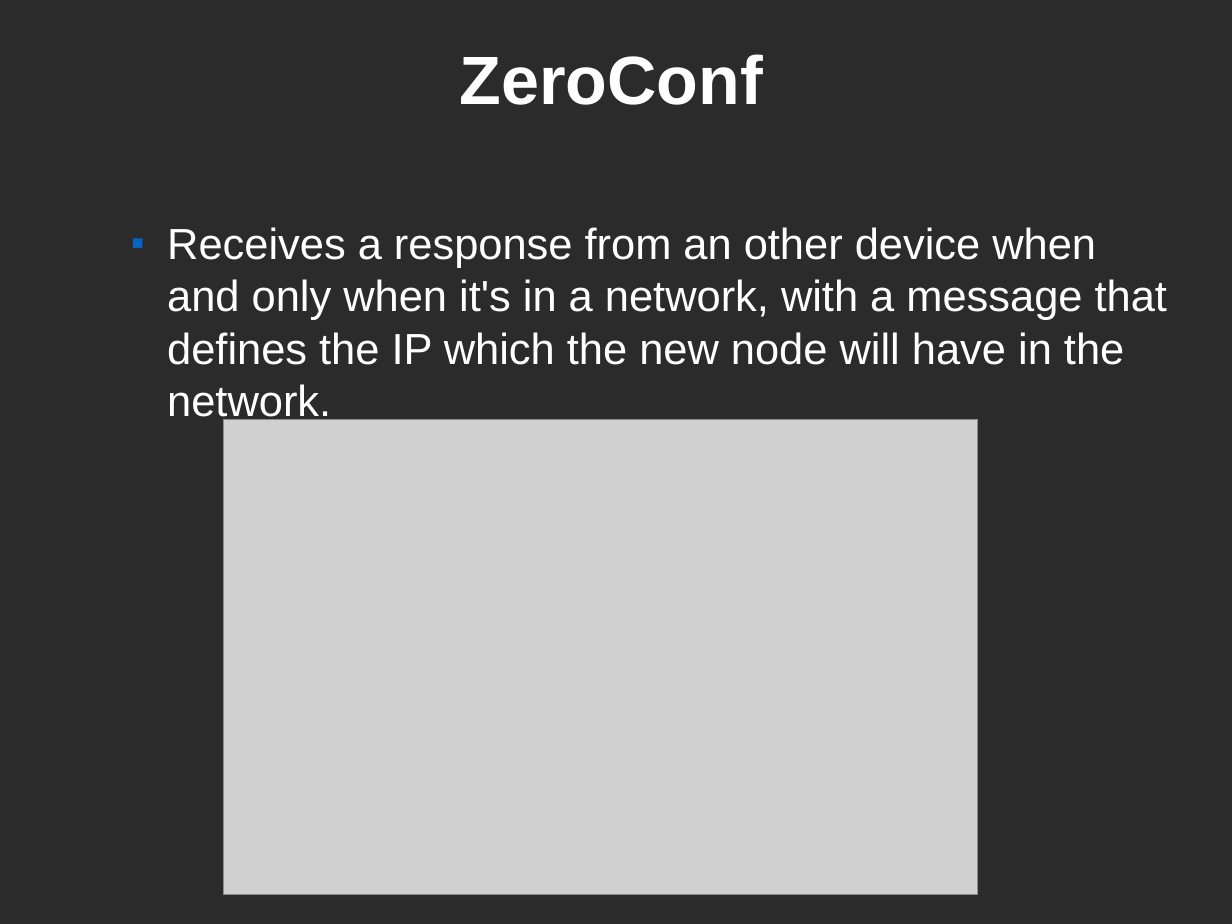
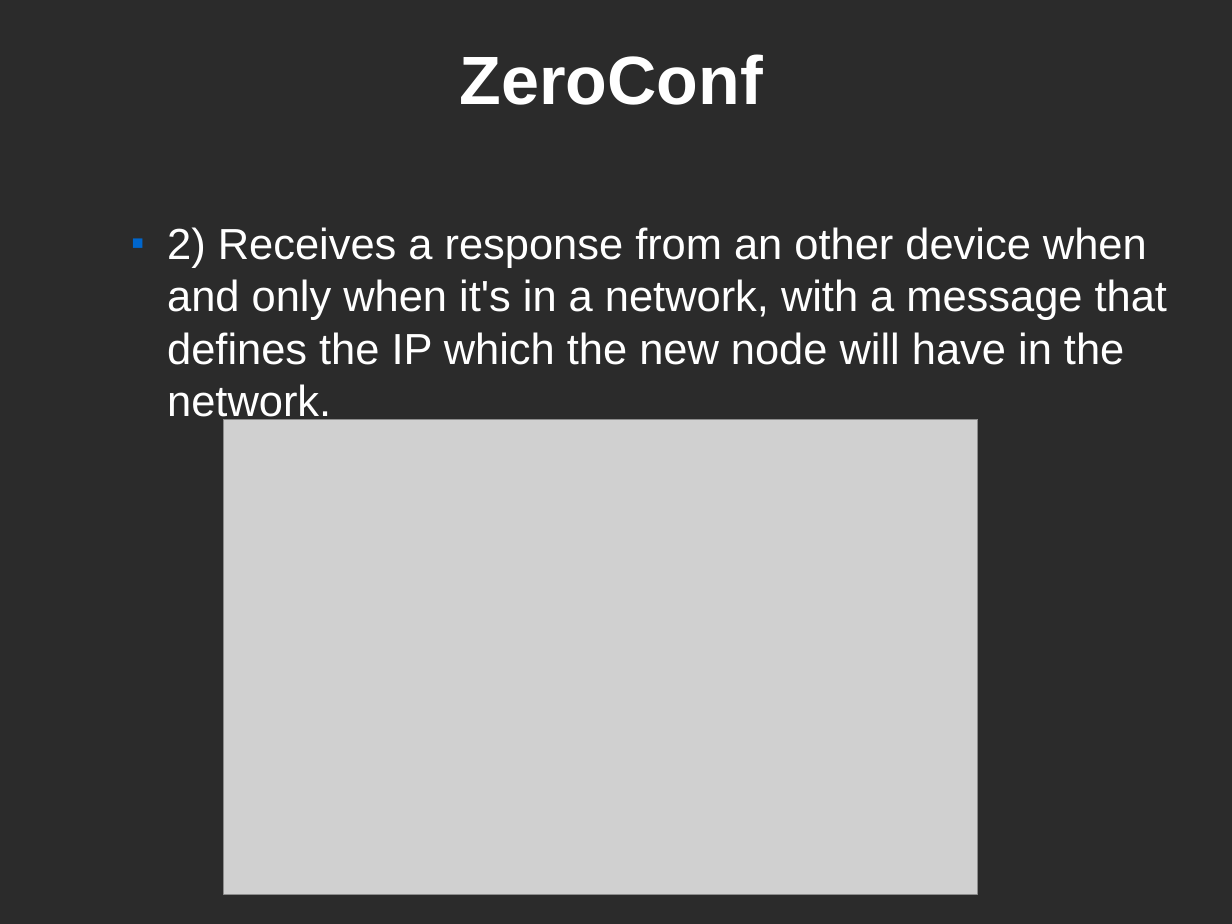
Before and after one commit to CEID-DS/cbox, a slide deck: slide 23 of doc/fosscomm/fosscomm_finalv1.odp. Drawn at 1232x924 pixels with LibreOffice and Linux fonts; fonts in the diff are those of the drawing; grey boxes stand for pictures; background and template pictures are left out; a plain dark background stands for a picture behind light text. Boxes give left, top, right and bottom in pixels: in the first picture for what was removed or moved away, otherwise in the second. Text is boxed around its words. In the diff, an @@ line names an element or a change of style, - is before the commit and + after.

Commit message:
updating ZeroConf part in final presentation

```diff
--- a/doc/fosscomm/fosscomm_finalv1.odp
+++ b/doc/fosscomm/fosscomm_finalv1.odp
@@ text at [167,227,1167,425]: text changed @@
-  ■ Receives a response from an other device when and only when it's in a network, with a message that defines the IP which the new node will have in the network.
+  ■ 2) Receives a response from an other device when and only when it's in a network, with a message that defines the IP which the new node will have in the network.
```
Also in this commit, not shown: 9 other slides changed, 1 other file.
